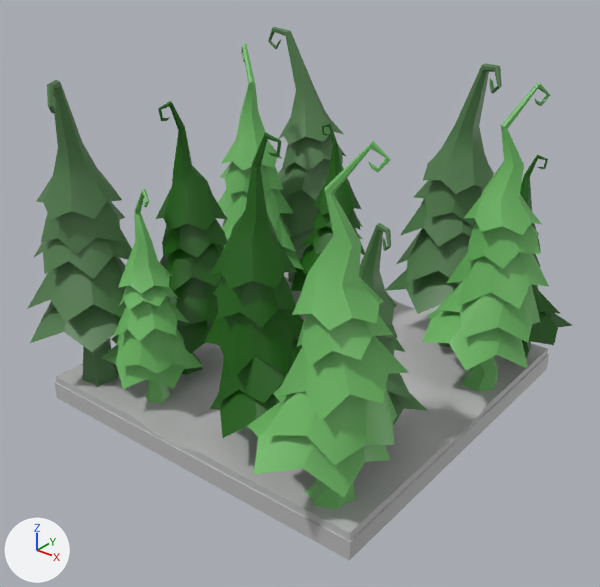
The FBX model Cryptique/Assets/FBX/FullRoom/3 - Forest/Foret_labyrinth01.fbx, before and after one commit.
Both versions are drawn from a camera (50 mm lens) standing at (10.12, -12.77, 10.18) and looking at (0.21, -0.38, 2.5). Every picture has the same lights, and +X, +Y and +Z are marked at lower left. Where no turn or scale is listed for an object, it has been applied to the vertices.

In view in the first picture: 'sapin39', 'sapin40', 'sapin41', 'sapin42', 'sapin43', 'sapin44', 'sapin45', 'sapin46', 'sapin47', 'sapin48', 'sapin49', 'sapin50', 'sol10', 'sol32'.
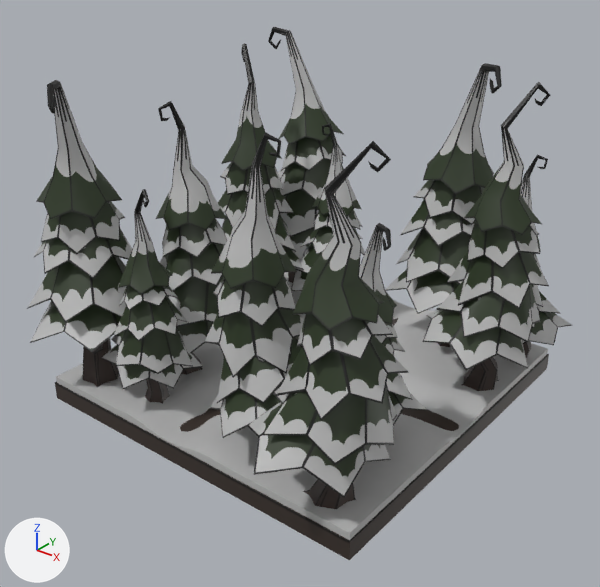
Changed parts and their boxes [x1, y1, x2, y2] in the pictures (600 x 587 px):
'sapin46', recoloured (green to grey)
    both: [247, 141, 409, 509]
'sapin48', recoloured (green to grey)
    both: [27, 80, 132, 388]
'sapin43', recoloured (green to grey)
    both: [422, 82, 550, 391]
'sapin47', recoloured (green to grey)
    both: [204, 132, 304, 438]
'sapin44', recoloured (green to grey)
    both: [385, 63, 502, 347]
'sol10', recoloured (grey to black)
    both: [55, 318, 549, 560]
'sapin50', recoloured (green to grey)
    both: [156, 101, 227, 375]
'sapin49', recoloured (green to grey)
    both: [102, 189, 203, 404]
'sapin41', recoloured (green to grey)
    both: [268, 27, 363, 283]
'sapin39', recoloured
    both: [218, 43, 304, 270]
'sapin45', recoloured (green to grey)
    both: [359, 223, 428, 426]
'sapin40', recoloured (green to grey)
    both: [291, 123, 365, 291]
'sapin42', recoloured (green to grey)
    both: [520, 155, 572, 358]

What the commit changed:
Picture 'sapin02_RGB.png' (img_sapin02_rgb_png) is new.
Picture 'sapin01_RGB.png' (img_sapin01_rgb_png) is new.
Picture 'sapin03_RGB.png' (img_sapin03_rgb_png) is new.
Picture 'sol_ext.png' (img_sol_ext_png) is new.
Material 'sapin136' (mat_sapin136) is new.
Its texture is img_sapin02_rgb_png.
Material 'sapin138' (mat_sapin138) is new.
Its texture is img_sapin01_rgb_png.
Material 'sapin137' (mat_sapin137) is new.
Its texture is img_sapin03_rgb_png.
Material 'terre' (mat_terre) is new.
Its texture is img_sol_ext_png.
me_mesh_009 has 199 vertices, 138 faces and spans x -0.48..2.31, y -1.8..0.73, z 0.0..6.6.
me_mesh_009 no longer uses material mat_sapin01 (green #6fbc66).
me_mesh_009 now uses material mat_sapin136 (picture img_sapin02_rgb_png).
me_mesh_011 has 209 vertices, 146 faces and spans x -2.24..0.79, y -0.96..1.93, z -0.01..6.73.
me_mesh_011 no longer uses material mat_sapin02 (green #517d4c).
me_mesh_011 now uses material mat_sapin137 (picture img_sapin03_rgb_png).
me_mesh_004 has 196 vertices, 134 faces and spans x -0.93..1.91, y -1.19..1.35, z 0.0..6.24.
me_mesh_004 no longer uses material mat_sapin03 (dark green #186000).
me_mesh_004 now uses material mat_sapin138 (picture img_sapin01_rgb_png).
me_mesh has 8 vertices, 5 faces and spans x -4.0..4.0, y -4.0..4.0, z -0.2..0.2.
me_mesh no longer uses material mat_piece_taverne (grey #bcbcbc).
me_mesh now uses material mat_terre (picture img_sol_ext_png).
me_mesh_002 has 209 vertices, 146 faces and spans x -2.2..1.05, y -0.74..2.02, z -0.01..6.73.
me_mesh_002 no longer uses material mat_sapin02 (green #517d4c).
me_mesh_002 now uses material mat_sapin137 (picture img_sapin03_rgb_png).
me_mesh_005 has 209 vertices, 146 faces and spans x -1.62..0.57, y -0.69..1.39, z -0.01..4.86.
me_mesh_005 no longer uses material mat_sapin02 (green #517d4c).
me_mesh_005 now uses material mat_sapin137 (picture img_sapin03_rgb_png).
me_mesh_007 has 209 vertices, 146 faces and spans x -0.53..2.31, y -1.4..1.36, z -0.01..6.73.
me_mesh_007 no longer uses material mat_sapin02 (green #517d4c).
me_mesh_007 now uses material mat_sapin137 (picture img_sapin03_rgb_png).
me_mesh_001 has 196 vertices, 134 faces and spans x -1.37..1.08, y -1.82..0.87, z 0.0..6.09.
me_mesh_001 no longer uses material mat_sapin03 (dark green #186000).
me_mesh_001 now uses material mat_sapin138 (picture img_sapin01_rgb_png).
me_mesh_003 has 199 vertices, 138 faces and spans x -1.67..0.27, y -0.73..1.14, z 0.0..4.88.
me_mesh_003 no longer uses material mat_sapin01 (green #6fbc66).
me_mesh_003 now uses material mat_sapin136 (picture img_sapin02_rgb_png).
me_mesh_012 has 199 vertices, 138 faces and spans x -1.8..0.72, y -2.31..0.48, z 0.0..6.6.
me_mesh_012 no longer uses material mat_sapin01 (green #6fbc66).
me_mesh_012 now uses material mat_sapin136 (picture img_sapin02_rgb_png).
me_mesh_006 has 199 vertices, 138 faces and spans x -2.05..0.37, y -1.98..0.9, z 0.0..6.6.
me_mesh_006 no longer uses material mat_sapin01 (green #6fbc66).
me_mesh_006 now uses material mat_sapin136 (picture img_sapin02_rgb_png).
me_mesh_008 has 196 vertices, 134 faces and spans x -1.54..0.69, y -0.96..0.96, z 0.0..4.92.
me_mesh_008 no longer uses material mat_sapin03 (dark green #186000).
me_mesh_008 now uses material mat_sapin138 (picture img_sapin01_rgb_png).
me_mesh_010 has 196 vertices, 134 faces and spans x -0.83..1.35, y -0.82..1.19, z 0.0..4.92.
me_mesh_010 no longer uses material mat_sapin03 (dark green #186000).
me_mesh_010 now uses material mat_sapin138 (picture img_sapin01_rgb_png).
